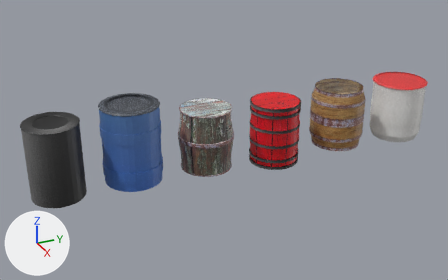
What one commit did to the FBX model 3DEnvironment/Assets/barrels/barrels.fbx.
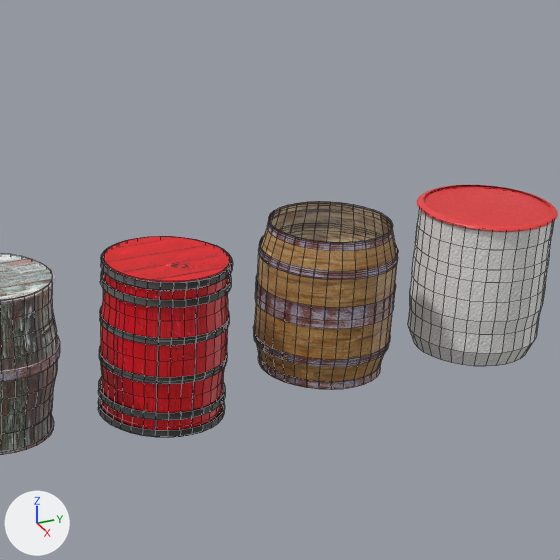
Each version appears first whole from a 50 mm lens placed at (20.92, -22.68, 11.44), pointed at (-0.17, -13.19, 0.9), and next in a close-up on the part from 47% to 96% of the width and 0% to 78% of the height. Arrows for +X, +Y and +Z are at lower left; the lights stay in place. The first two pictures are the older version. The close-ups show mesh edges as thin lines. Where no turn or scale is listed for an object, it has been applied to the vertices. Vertices at exactly the same position are counted once.

Objects in the first close-up: 'Barrel 3', 'Barrel 3 ring 2', 'Barrel 4', 'Barrel 4 rings', 'Barrel 5', 'Barrel 5 rings', 'Barrel 6', 'Barrel 6 Lid' and 2 more.
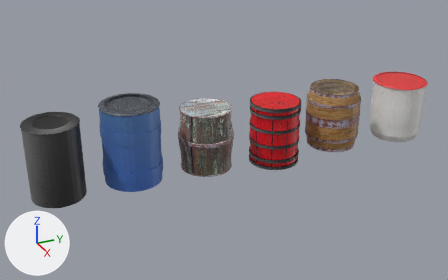
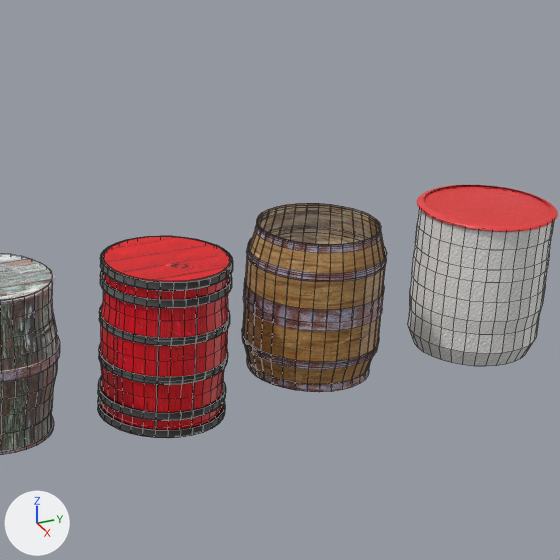
Commit message: Changed barrels

The change in detail:
me_cylinder_010 is used by ob_barrel_4_rings; location (0.0, -10.95, 0.0).
me_cylinder_010 had 448 vertices, 238 faces and spanned x -1.05..1.05, y -1.05..1.05, z -0.33..2.33.
me_cylinder_010 now has 896 vertices, 476 faces and spans x -1.05..1.05, y -1.06..1.05, z -0.34..2.34.
me_cylinder_010 part 1: a new loose piece, a 32-sided cylinder along z spanning x -1.05..1.05, y -1.05..1.05, z -0.34..-0.21, in mat_material_015 (picture img_black_metal_jpg).
me_cylinder_010 part 2: a new loose piece, a 32-sided cylinder along z spanning x -1.05..1.05, y -1.05..1.05, z 2.2..2.33, in mat_material_015 (picture img_black_metal_jpg).
me_cylinder_010 part 3: a new loose piece, a 32-sided cylinder along z spanning x -1.05..1.05, y -1.05..1.05, z 2.2..2.34, in mat_material_015 (picture img_black_metal_jpg).
me_cylinder_010 part 4: a new loose piece, a 32-sided cylinder along z spanning x -1.05..1.05, y -1.05..1.05, z 1.91..2.04, in mat_material_015 (picture img_black_metal_jpg).
me_cylinder_010 part 5: a new loose piece, a 32-sided cylinder along z spanning x -1.05..1.05, y -1.06..1.05, z -0.03..0.1, in mat_material_015 (picture img_black_metal_jpg).
me_cylinder_010 part 6: a new loose piece, a 32-sided cylinder along z spanning x -1.05..1.05, y -1.06..1.05, z 0.6..0.73, in mat_material_015 (picture img_black_metal_jpg).
me_cylinder_010 part 7: a new loose piece, a 32-sided cylinder along z spanning x -1.05..1.05, y -1.06..1.05, z 1.27..1.4, in mat_material_015 (picture img_black_metal_jpg).
me_cylinder_005 is used by ob_barrel_5; location (0.0, -7.86, 1.2).
me_cylinder_005 had 160 vertices, 129 faces and spanned x -1.14..1.14, y -1.14..1.14, z -1.29..1.29.
me_cylinder_005 now has 320 vertices, 290 faces and spans x -1.14..1.14, y -1.14..1.14, z -1.29..1.29.
Part 8, on me_cylinder_005:
96 vertices are added at x -1.13..1.13, y -1.13..1.13, z -1.28..1.29.
32 new vertices lie (0.0, 0.0, 0.74) away from vertices in x -1.13..1.13, y -1.13..1.13, z -0.74.
32 new vertices lie (0.0, 0.0, 0.74) away from vertices in x -1.13..1.13, y -1.13..1.13, z 0.0.
161 new faces join them.
Object 'Barrel 5' (ob_barrel_5) moves from (0.0, -7.86, 1.2) to (0.0, -8.09, 1.2).
Object 'Barrel 5 rings' (ob_barrel_5_rings) moves from (0.0, -7.86, -0.01) to (0.0, -8.09, -0.01).

Boxes (x1, y1, x2, y2) around the edits, measured in the close-ups (560 x 560 px):
'Barrel 5', reshaped, moved: before (254, 203, 397, 382); after (242, 205, 385, 384)
'Barrel 5 rings', moved: before (253, 201, 398, 390); after (242, 203, 387, 392)
'Barrel 4 rings', reshaped: before (98, 236, 232, 438); after (98, 236, 233, 438)
part 1 of me_cylinder_010, added: after (98, 397, 225, 438)
part 2 of me_cylinder_010, added: after (103, 263, 233, 291)
part 3 of me_cylinder_010, added: after (100, 236, 233, 287)
part 4 of me_cylinder_010, added: after (100, 270, 232, 308)
part 5 of me_cylinder_010, added: after (98, 375, 226, 421)
part 6 of me_cylinder_010, added: after (99, 345, 228, 385)
part 7 of me_cylinder_010, added: after (99, 305, 230, 346)
part 8 of me_cylinder_005, added (brown): after (258, 205, 380, 245)
